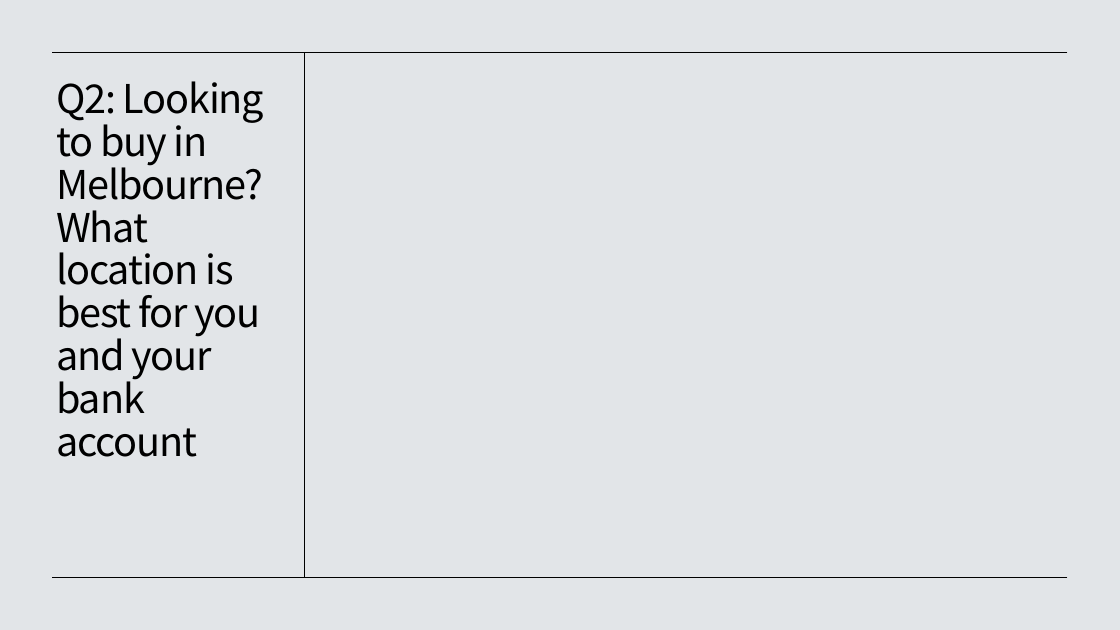
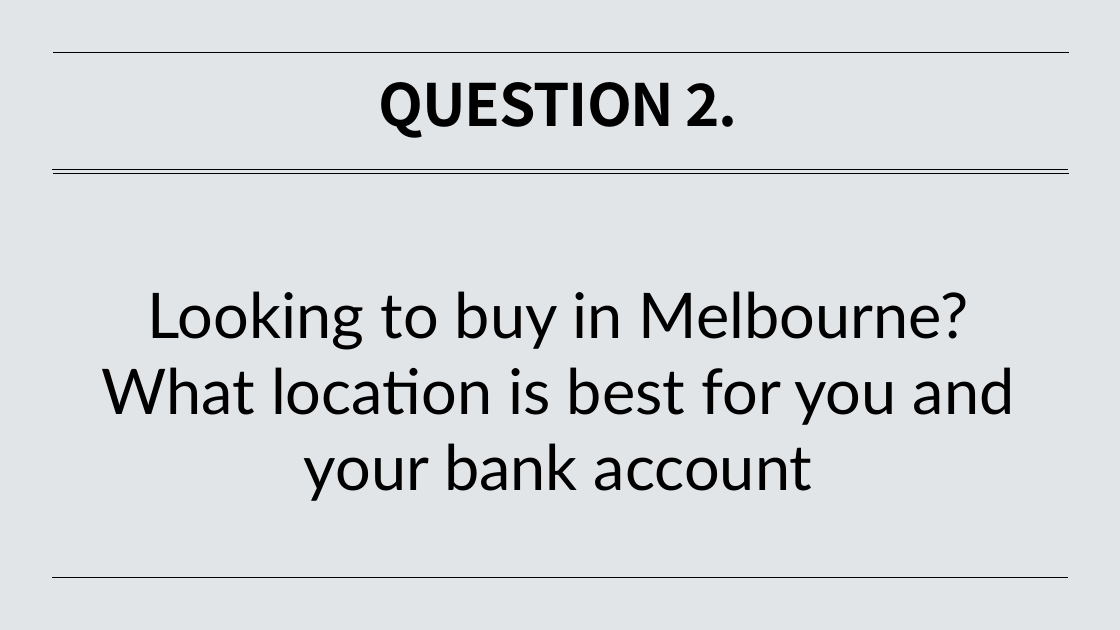
Before and after one commit to Kopixx/Project-1, a slide deck: slide 13 of Project 1 Presentation Slides.pptx. Drawn at 1120x630 pixels with LibreOffice and Linux fonts; fonts in the diff are those of the drawing. Boxes give left, top, right and bottom in pixels: in the first picture for what was removed or moved away, otherwise in the second. Text is boxed around its words. In the diff, an @@ line names an element or a change of style, - is before the commit and + after.

```diff
--- a/Project 1 Presentation Slides.pptx
+++ b/Project 1 Presentation Slides.pptx
@@ line removed from (304, 52) to (304, 578) @@
@@ title added at <box>379,82,738,138</box>, 50 pt, text #000000, bold @@
+QUESTION 2.
@@ line moved from (1068, 52) - (53, 52) to (52, 170) - (1068, 170) @@
@@ line added from (1070, 173) to (53, 173), #000000 0.5 pt @@
@@ text at <box>101,291,1015,501</box>: text changed; size 34 to 54 pt; font Noto Sans CJK KR to Lato @@
-Q2: Looking to buy in Melbourne? What location is best for you and your bank account
+Looking to buy in Melbourne? What location is best for you and your bank account
```
Also in this commit, not shown: 3 other slides changed, 2 slides added.
